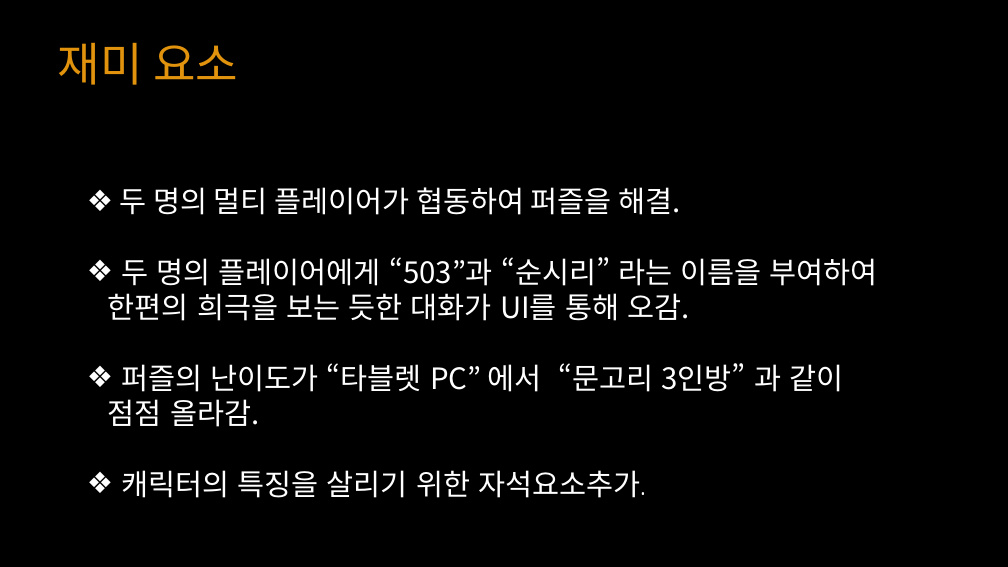
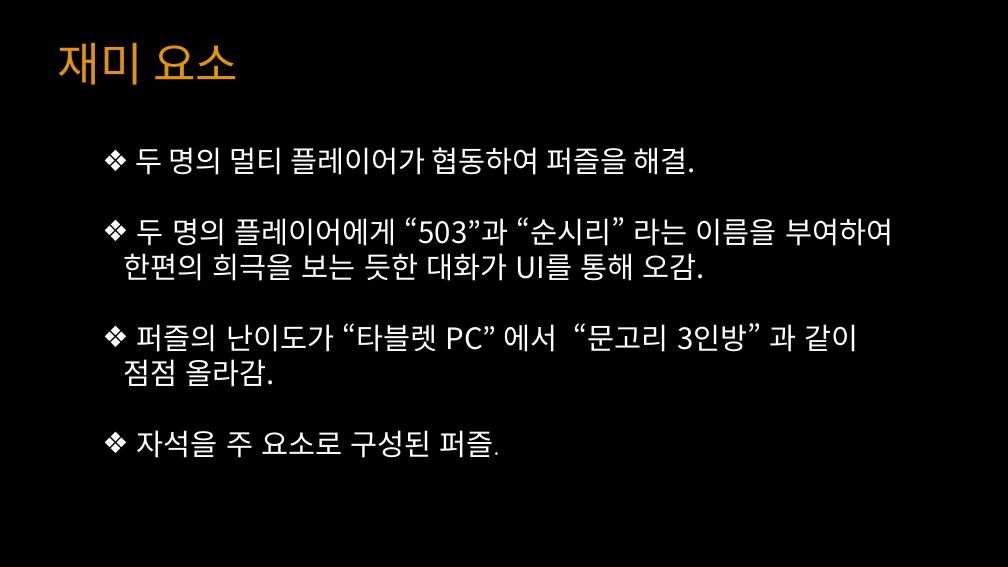
Before and after one commit to YKTeam/Room503, a slide deck: slide 5 of Document/Escape Cube(가제) ppt.pptx. Drawn at 1008x567 pixels with LibreOffice and Linux fonts; fonts in the diff are those of the drawing. Boxes give left, top, right and bottom in pixels: in the first picture for what was removed or moved away, otherwise in the second. Text is boxed around its words. In the diff, an @@ line names an element or a change of style, - is before the commit and + after.

```diff
--- a/Document/Escape Cube(가제) ppt.pptx
+++ b/Document/Escape Cube(가제) ppt.pptx
@@ text "두 명의 멀티 플레이어가 협동하여 ...": place and size @@
-text "두 명의 멀티 플레이어가 협동하여 ..." at box(108, 187, 878, 498)
+text "두 명의 멀티 플레이어가 협동하여 ..." at box(123, 147, 893, 458)
@@ text at box(137, 430, 499, 458): text changed @@
-❖ 캐릭터의 특징을 살리기 위한 자석요소추가.
+❖ 자석을 주 요소로 구성된 퍼즐.
```
Also in this commit, not shown: 8 other slides changed.
